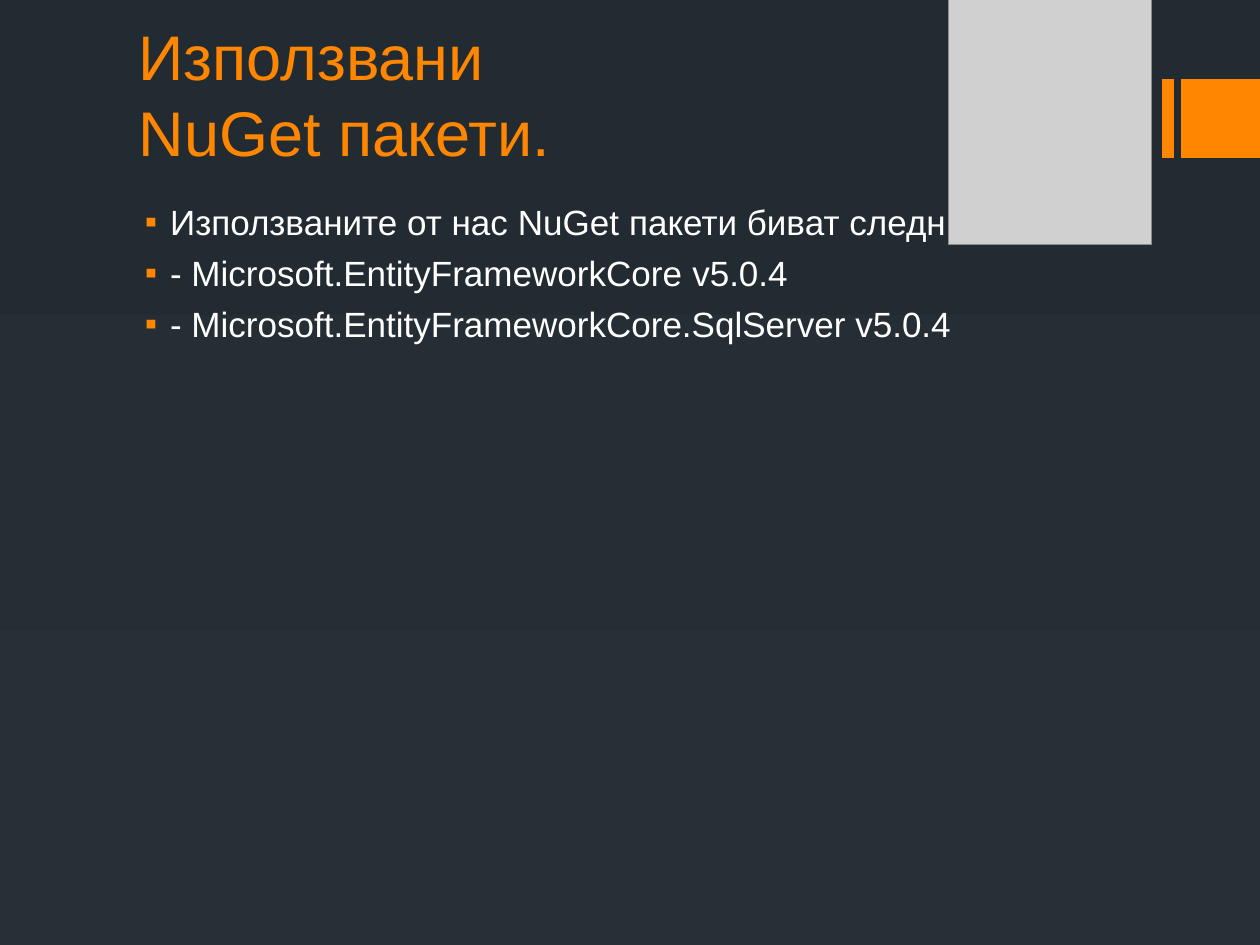
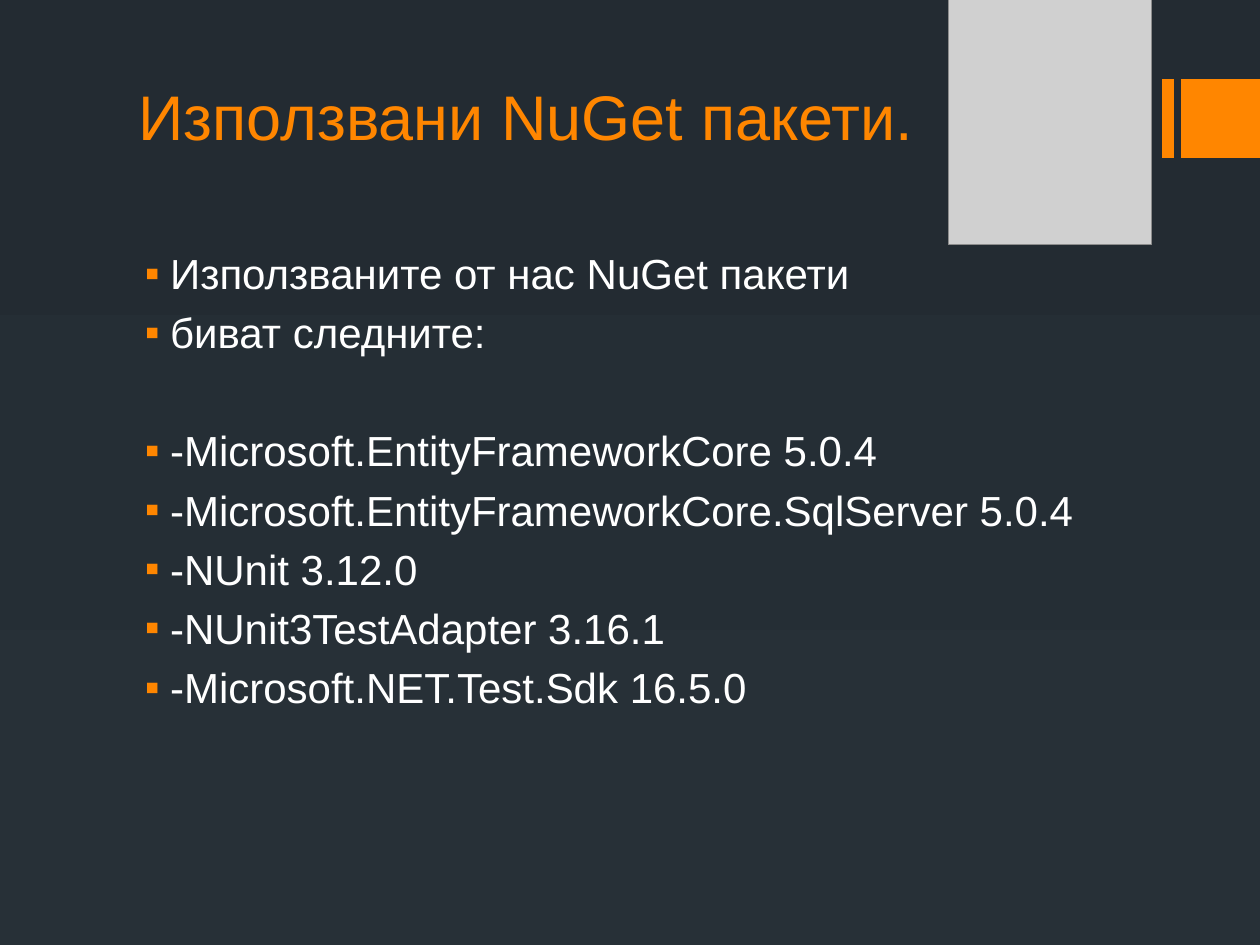
Before and after one commit to MiroslavVelikov/Clothes-Shop-Management-System, a slide deck: slide 7 of MIT presentation.odp. Drawn at 1260x945 pixels with LibreOffice and Linux fonts; fonts in the diff are those of the drawing; grey boxes stand for pictures. Boxes give left, top, right and bottom in pixels: in the first picture for what was removed or moved away, otherwise in the second. Text is boxed around its words. In the diff, an @@ line names an element or a change of style, - is before the commit and + after.

```diff
--- a/MIT presentation.odp
+++ b/MIT presentation.odp
@@ title "Използвани NuGet пакети." rewrapped from box(139, 36, 550, 157) to box(139, 96, 913, 141) @@
@@ text at box(170, 259, 1073, 704): text changed; size 20 to 24 pt @@
-▪ Използваните от нас NuGet пакети биват следните:
-▪ - Microsoft.EntityFrameworkCore v5.0.4
-▪ - Microsoft.EntityFrameworkCore.SqlServer v5.0.4
+▪ Използваните от нас NuGet пакети
+▪ биват следните:
+▪ -Microsoft.EntityFrameworkCore 5.0.4
+▪ -Microsoft.EntityFrameworkCore.SqlServer 5.0.4
+▪ -NUnit 3.12.0
+▪ -NUnit3TestAdapter 3.16.1
+▪ -Microsoft.NET.Test.Sdk 16.5.0
```
Also in this commit, not shown: 1 other slide changed.
